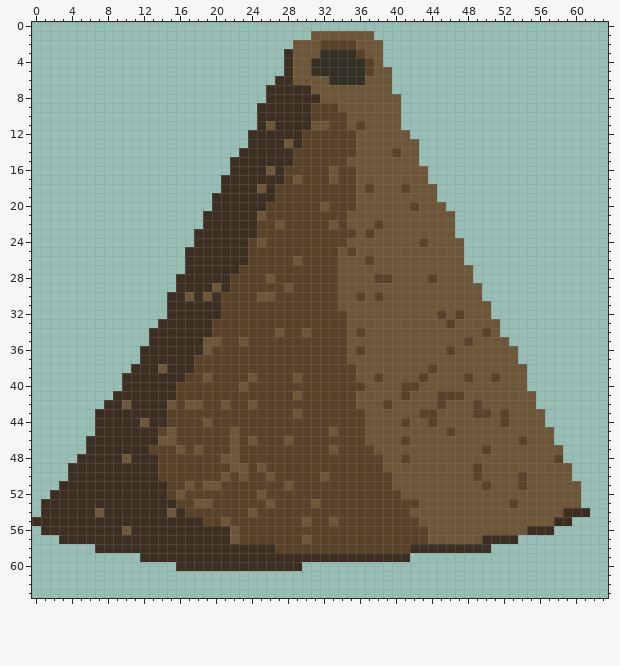
Pixel-art sprite: Ant/resources/anthill.png. The picture above was drawn from the file before the commit.
The file is 64x64 pixels.
After the commit:
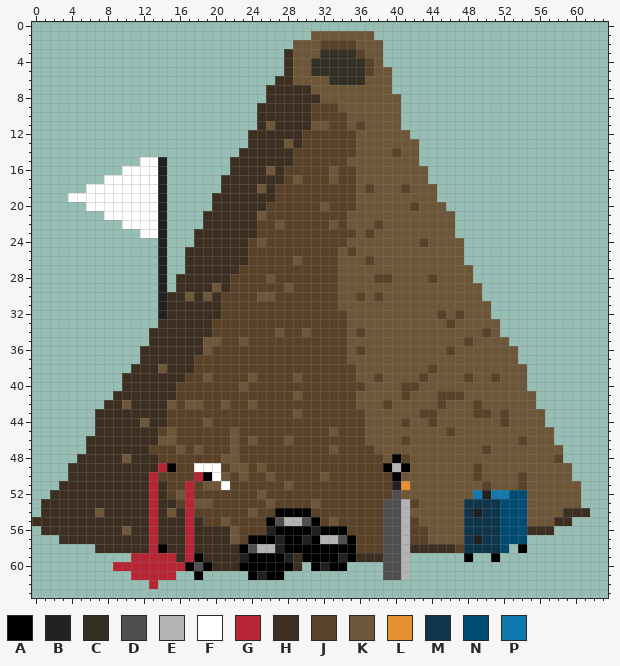
Palette (. is transparent): A #000000  B #212121  C #353024  D #4f4f4f  E #b3b3b3  F #ffffff  G #b82535  H #3c2e21  J #594228  K #6e5639  L #e59131  M #0e354b  N #004c73  P #1279ae
The edit:
{"y":15,"x":12,"old":"...","new":"FFB"}
{"y":16,"x":10,"old":".....","new":"FFFFB"}
{"y":17,"x":8,"old":".......","new":"FFFFFFB"}
{"y":18,"x":6,"old":".........","new":"FFFFFFFFB"}
{"y":19,"x":4,"old":"...........","new":"FFFFFFFFFFB"}
{"y":20,"x":6,"old":".........","new":"FFFFFFFFB"}
{"y":21,"x":8,"old":".......","new":"FFFFFFB"}
{"y":22,"x":10,"old":".....","new":"FFFFB"}
{"y":23,"x":12,"old":"...","new":"FFB"}
{"y":24,"x":14,"old":".","new":"B"}
{"y":25,"x":14,"old":".","new":"B"}
{"y":26,"x":14,"old":".","new":"B"}
{"y":27,"x":14,"old":".","new":"B"}
{"y":28,"x":14,"old":".","new":"B"}
{"y":29,"x":14,"old":".","new":"B"}
{"y":30,"x":14,"old":".","new":"B"}
{"y":31,"x":14,"old":".","new":"B"}
{"y":32,"x":14,"old":".","new":"B"}
{"y":48,"x":40,"old":"K","new":"A"}
{"y":49,"x":14,"old":"JJ","new":"GA"}
{"y":49,"x":18,"old":"JJJ","new":"FFF"}
{"y":49,"x":39,"old":"KKK","new":"AEA"}
{"y":50,"x":13,"old":"H","new":"G"}
{"y":50,"x":18,"old":"JJJ","new":"GAF"}
{"y":50,"x":40,"old":"K","new":"A"}
{"y":51,"x":13,"old":"H","new":"G"}
{"y":51,"x":17,"old":"K","new":"G"}
{"y":51,"x":21,"old":"J","new":"F"}
{"y":51,"x":40,"old":"KK","new":"BL"}
{"y":52,"x":13,"old":"H","new":"G"}
{"y":52,"x":17,"old":"J","new":"G"}
{"y":52,"x":40,"old":"J","new":"D"}
{"y":52,"x":49,"old":"KKKKKK","new":"PBPPNN"}
{"y":53,"x":13,"old":"H","new":"G"}
{"y":53,"x":17,"old":"J","new":"G"}
{"y":53,"x":39,"old":"JJJ","new":"DDE"}
{"y":53,"x":48,"old":"KKKKKJK","new":"MMMMNNN"}
{"y":54,"x":13,"old":"H","new":"G"}
{"y":54,"x":17,"old":"J","new":"G"}
{"y":54,"x":27,"old":"JJJJ","new":"AAAA"}
{"y":54,"x":39,"old":"JJJ","new":"DDE"}
{"y":54,"x":48,"old":"KKKKKKK","new":"MBMMNNN"}
{"y":55,"x":13,"old":"H","new":"G"}
{"y":55,"x":17,"old":"H","new":"G"}
{"y":55,"x":26,"old":"JJJJKJ","new":"ADEEDA"}
{"y":55,"x":39,"old":"JJJ","new":"DDE"}
{"y":55,"x":48,"old":"KKKKKKK","new":"MMMMNNN"}
{"y":56,"x":13,"old":"H","new":"G"}
{"y":56,"x":17,"old":"H","new":"G"}
{"y":56,"x":26,"old":"JJJJJJJJJ","new":"BAAAABAAA"}
{"y":56,"x":39,"old":"JJJ","new":"DDE"}
{"y":56,"x":48,"old":"KKKKKKK","new":"MMMMNNN"}
{"y":57,"x":13,"old":"H","new":"G"}
{"y":57,"x":17,"old":"H","new":"G"}
{"y":57,"x":24,"old":"JJJJJJKJJJJJ","new":"AAABAABAEEDA"}
{"y":57,"x":39,"old":"JJJ","new":"DDE"}
{"y":57,"x":48,"old":"KKHHHH.","new":"MBMMNNN"}
{"y":58,"x":13,"old":"HH","new":"GA"}
{"y":58,"x":17,"old":"H","new":"G"}
{"y":58,"x":23,"old":"HHHHJJJJJJJJJ","new":"ADEEBAAAAAAAA"}
{"y":58,"x":39,"old":"JJJ","new":"DDE"}
{"y":58,"x":47,"old":"HHHH..","new":"JMMMMN"}
{"y":58,"x":54,"old":".","new":"A"}
{"y":59,"x":11,"old":".HHHH","new":"GGGGG"}
{"y":59,"x":17,"old":"HH","new":"GA"}
{"y":59,"x":23,"old":"HHHHHH","new":"BAAAAB"}
{"y":59,"x":30,"old":"HHHHHH","new":"AAAABA"}
{"y":59,"x":39,"old":"HHH","new":"DDE"}
{"y":59,"x":48,"old":".","new":"A"}
{"y":59,"x":51,"old":".","new":"A"}
{"y":60,"x":9,"old":".......HHHH","new":"GGGGGGGGADA"}
{"y":60,"x":23,"old":"HHHHHH","new":"AAAAAA"}
{"y":60,"x":31,"old":"....","new":"ABAA"}
{"y":60,"x":39,"old":"...","new":"DDE"}
{"y":61,"x":11,"old":".....","new":"GGGGG"}
{"y":61,"x":18,"old":".","new":"A"}
{"y":61,"x":24,"old":"....","new":"ABAA"}
{"y":61,"x":39,"old":"...","new":"DDE"}
{"y":62,"x":13,"old":".","new":"G"}
{"label":"added","picture_box":[68,157,167,319]}
{"label":"changed","picture_box":[383,454,410,580]}
{"label":"changed","picture_box":[113,463,356,589]}
{"label":"changed","picture_box":[455,490,527,562]}
